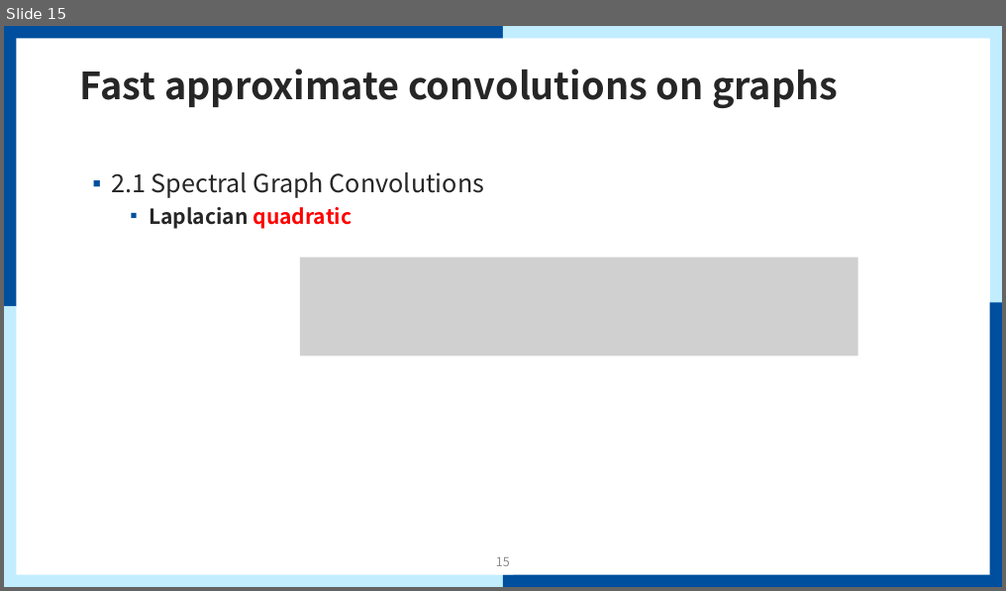
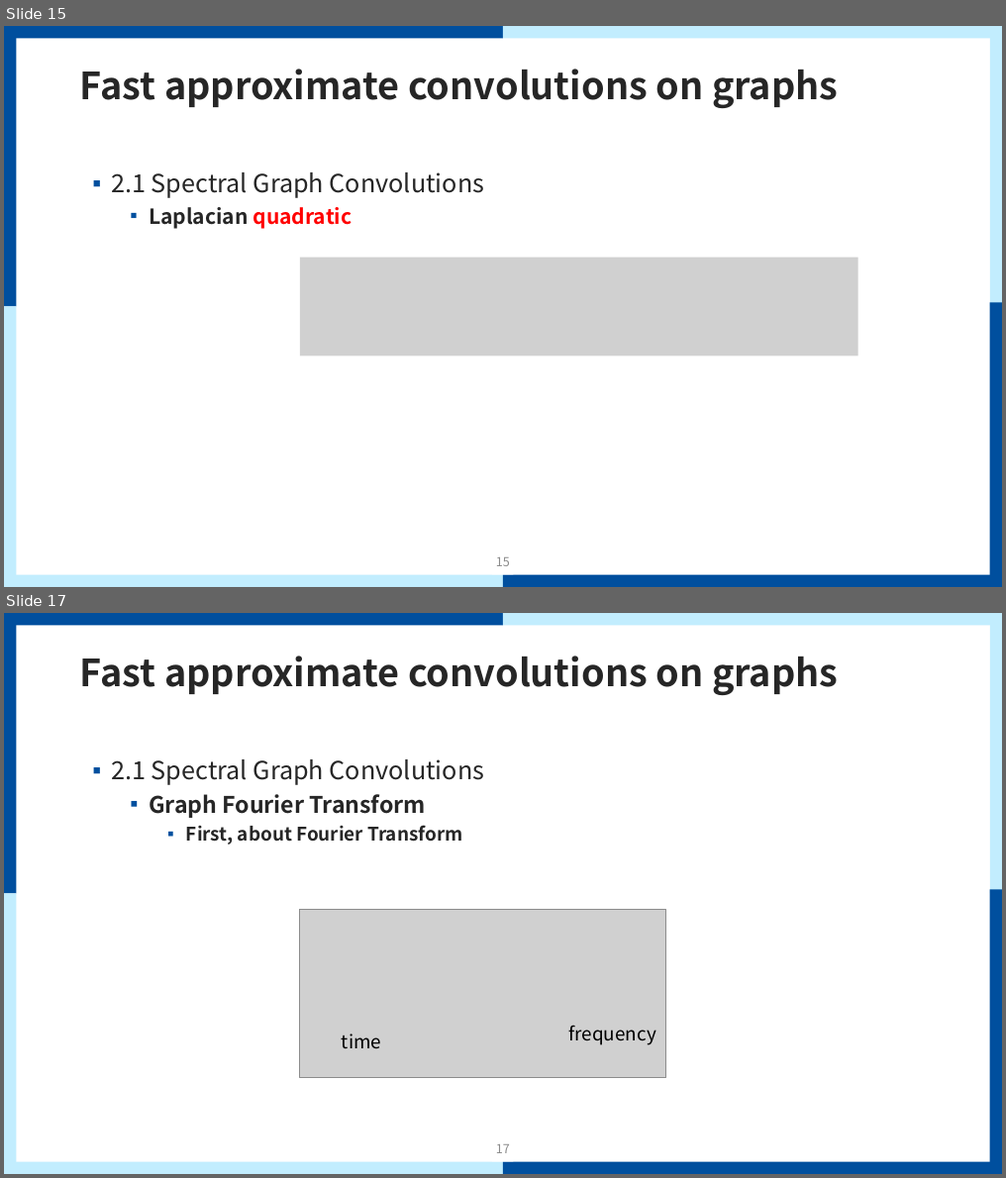
Before and after one commit to mmvv11/GraduateStudies, a slide deck: papers/review/GCN Review.pptx. Shown one above the other, each under a label of ours: slide 15 before the commit, slides 15 and 17 after it; the slides between them are not shown. The pictures are 1006x591 and 1006x1178 pixels, drawn with LibreOffice and Linux fonts; fonts in the diff are those of the drawing; grey boxes stand for pictures; background and template pictures are left out. Boxes give left, top, right and bottom in pixels: in the first picture for what was removed or moved away, otherwise in the second. Text is boxed around its words. In the diff, an @@ line names an element or a change of style, - is before the commit and + after.

```diff
--- a/papers/review/GCN Review.pptx
+++ b/papers/review/GCN Review.pptx
@@ slide 17 added at [4,613,1002,1174], background #FFFFFF; not listed: 9 template elements that a slide beside it also shows @@
@@ title added at [80,656,838,695], 36 pt, text #262626, bold @@
+Fast approximate convolutions on graphs
@@ text added at [111,760,484,845], 24 pt, text #262626, bold @@
+▪ 2.1 Spectral Graph Convolutions
+  ▪ Graph Fourier Transform
+    ▪ First, about Fourier Transform
@@ picture added at [300,909,666,1078] @@
@@ text added at [568,1025,655,1046], 18 pt, text #000000 @@
+frequency
@@ text added at [342,1034,381,1049], 18 pt, text #000000 @@
+time
@@ page number added at [496,1145,510,1154], 12 pt, text #8C8C8C @@
+17
```
Also in this commit, not shown: 1 slide changed, 10 other slides added.
